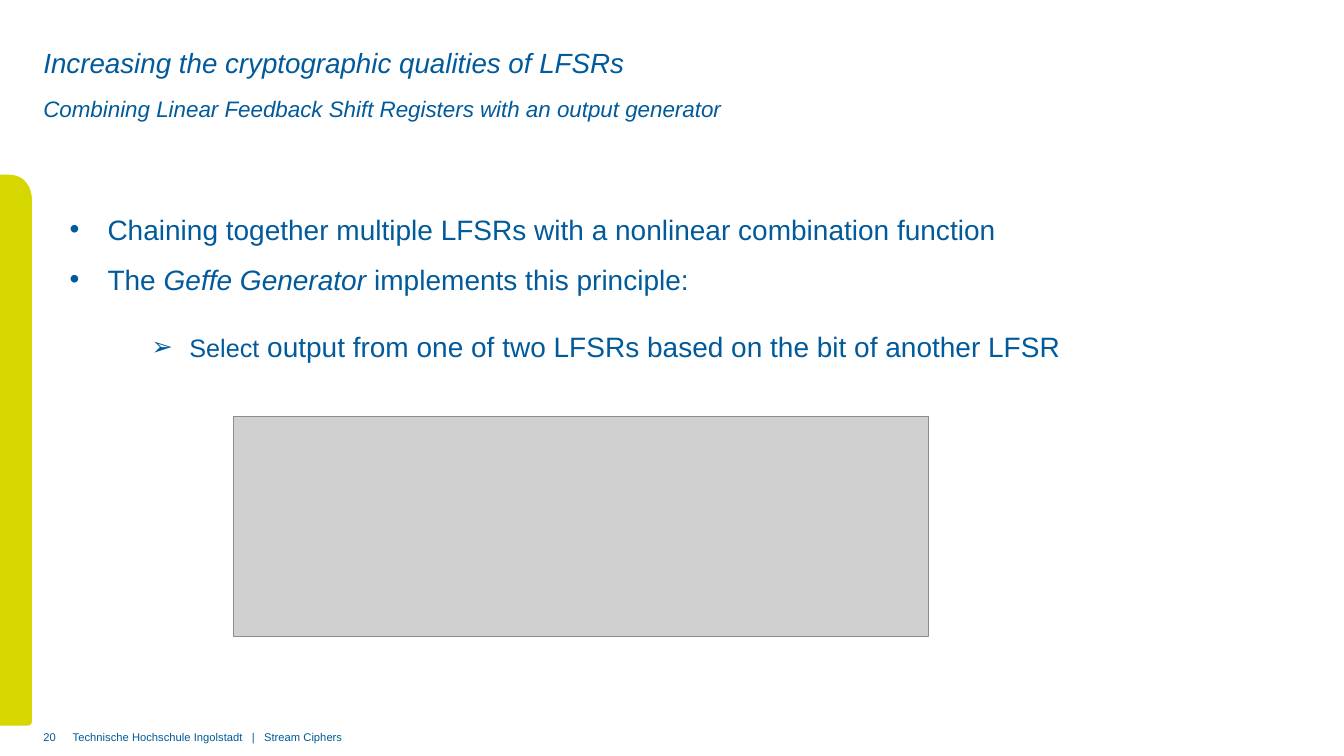
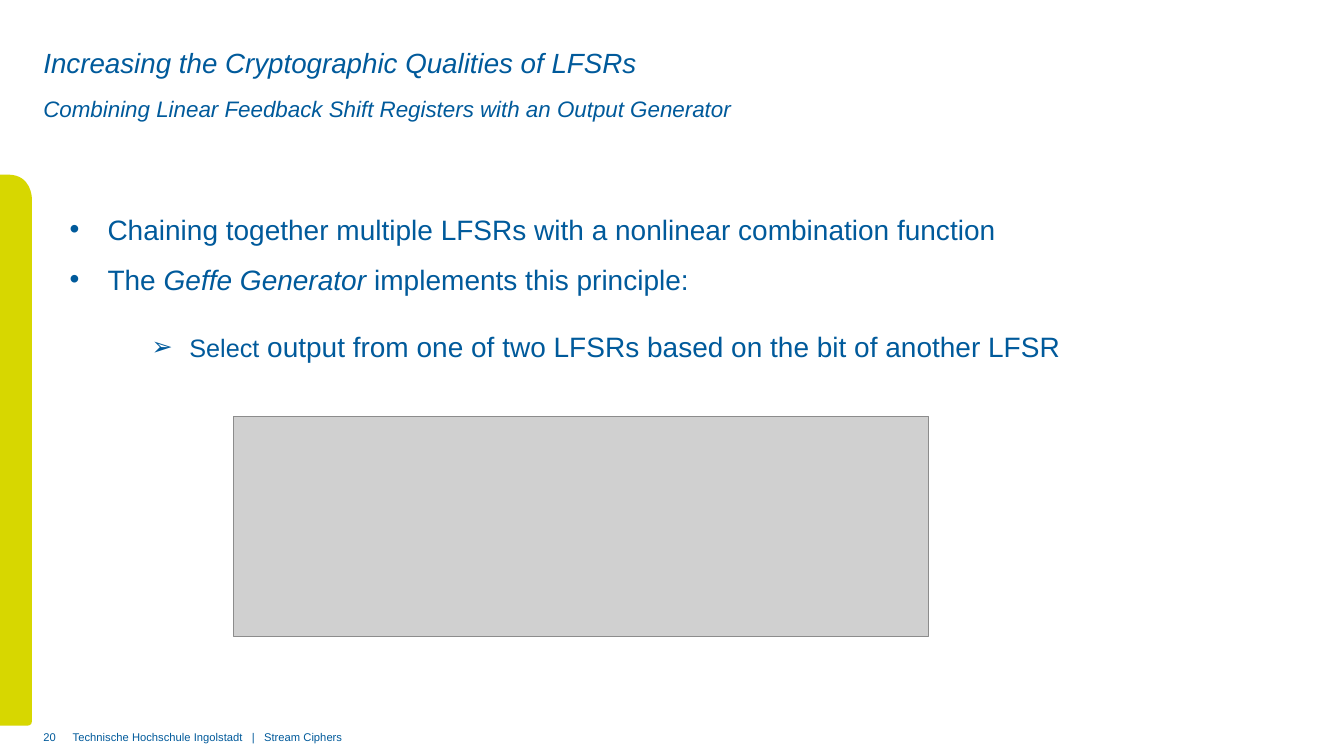
Before and after one commit to xThale/crypto-stream-ciphers, a slide deck: slide 20 of Präsentation/Merged Presentation.pptx. Drawn at 1344x756 pixels with LibreOffice and Linux fonts; fonts in the diff are those of the drawing; grey boxes stand for pictures; background and template pictures are left out. Boxes give left, top, right and bottom in pixels: in the first picture for what was removed or moved away, otherwise in the second. Text is boxed around its words. In the diff, an @@ line names an element or a change of style, - is before the commit and + after.

```diff
--- a/Präsentation/Merged Presentation.pptx
+++ b/Präsentation/Merged Presentation.pptx
@@ title at [43,53,637,79]: text changed @@
-Increasing the cryptographic qualities of LFSRs
+Increasing the Cryptographic Qualities of LFSRs
@@ subtitle at [43,100,731,122]: text changed @@
-Combining Linear Feedback Shift Registers with an output generator
+Combining Linear Feedback Shift Registers with an Output Generator
```
Also in this commit, not shown: 7 other slides changed, 10 other files.
